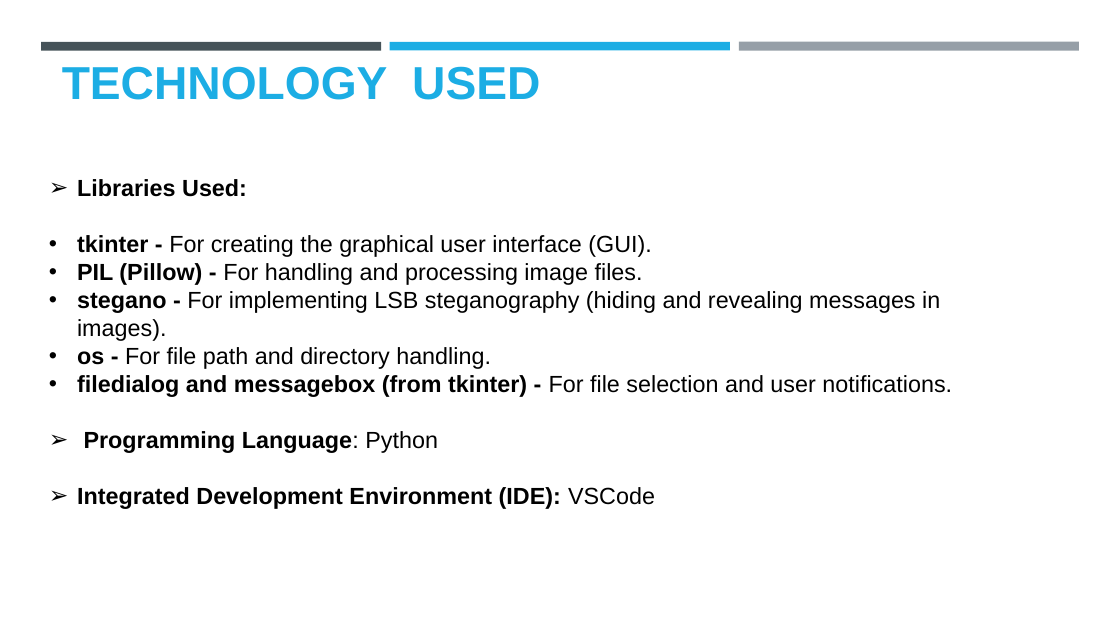
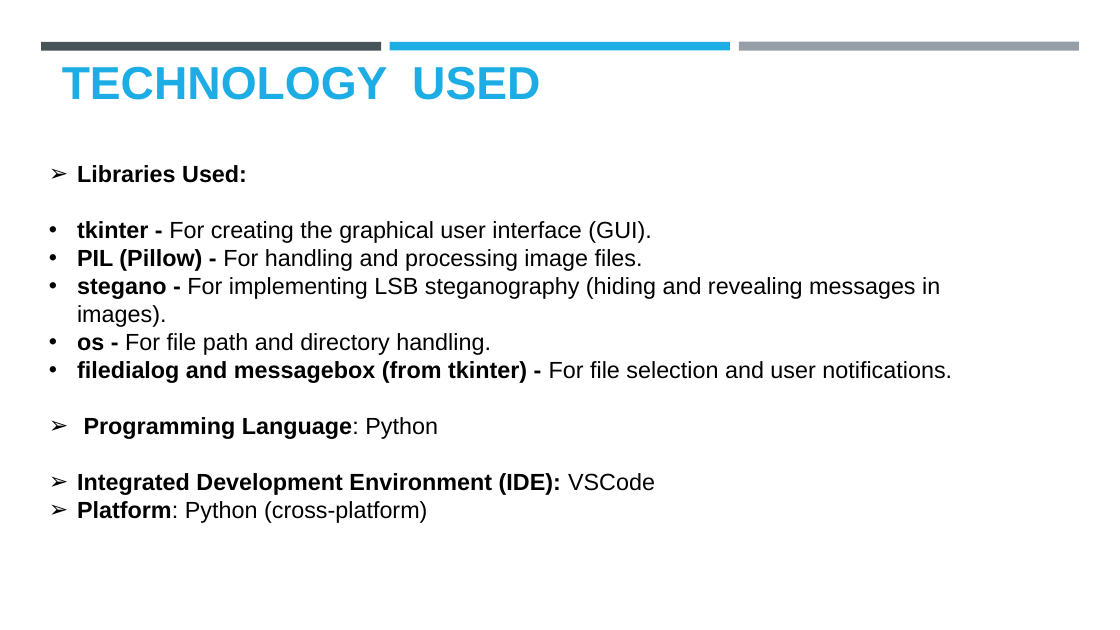
Before and after one commit to Afra-25/AICTE_IBM_INTERN_PROJECT, a slide deck: slide 4 of Afrah_Kulsum_AICTE_IBM_.pptx. Drawn at 1120x630 pixels with LibreOffice and Linux fonts; fonts in the diff are those of the drawing; background and template pictures are left out. Boxes give left, top, right and bottom in pixels: in the first picture for what was removed or moved away, otherwise in the second. Text is boxed around its words. In the diff, an @@ line names an element or a change of style, - is before the commit and + after.

```diff
--- a/Afrah_Kulsum_AICTE_IBM_.pptx
+++ b/Afrah_Kulsum_AICTE_IBM_.pptx
@@ text "Libraries Used:" moved from (x1=77, y1=179, x2=952, y2=509) to (x1=77, y1=165, x2=952, y2=523) @@
@@ text at (x1=77, y1=501, x2=427, y2=523): paragraph added @@
+➢ Platform: Python (cross-platform)
```
Also in this commit, not shown: 1 other slide changed.
